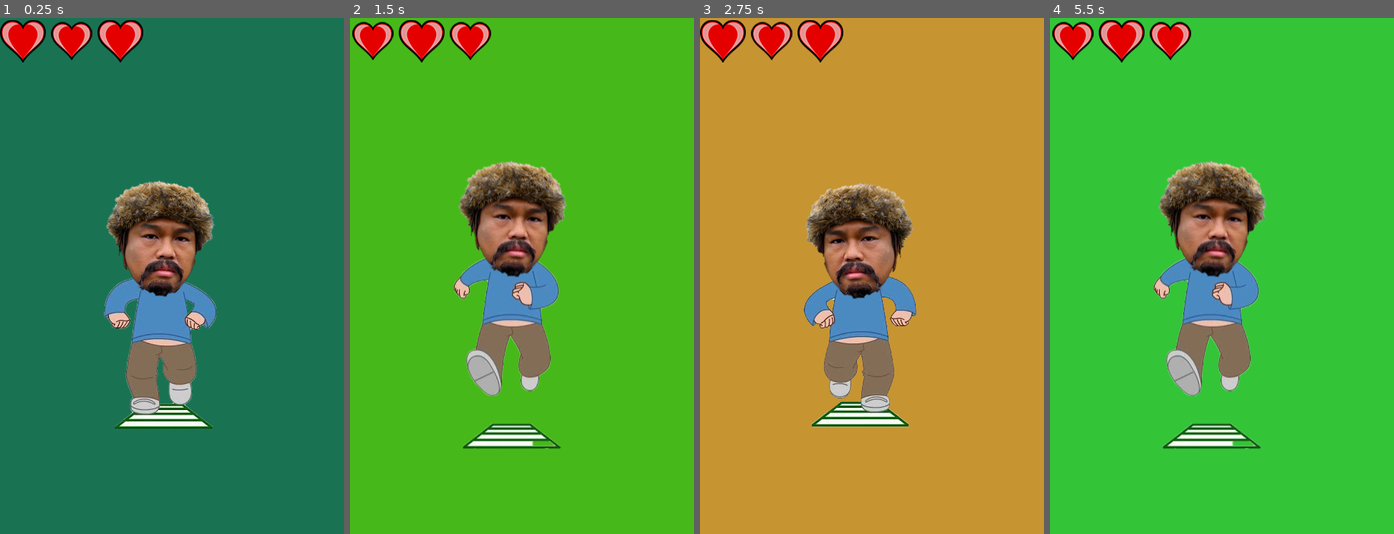
Above: before the commit, frames 1-4 (left to right).
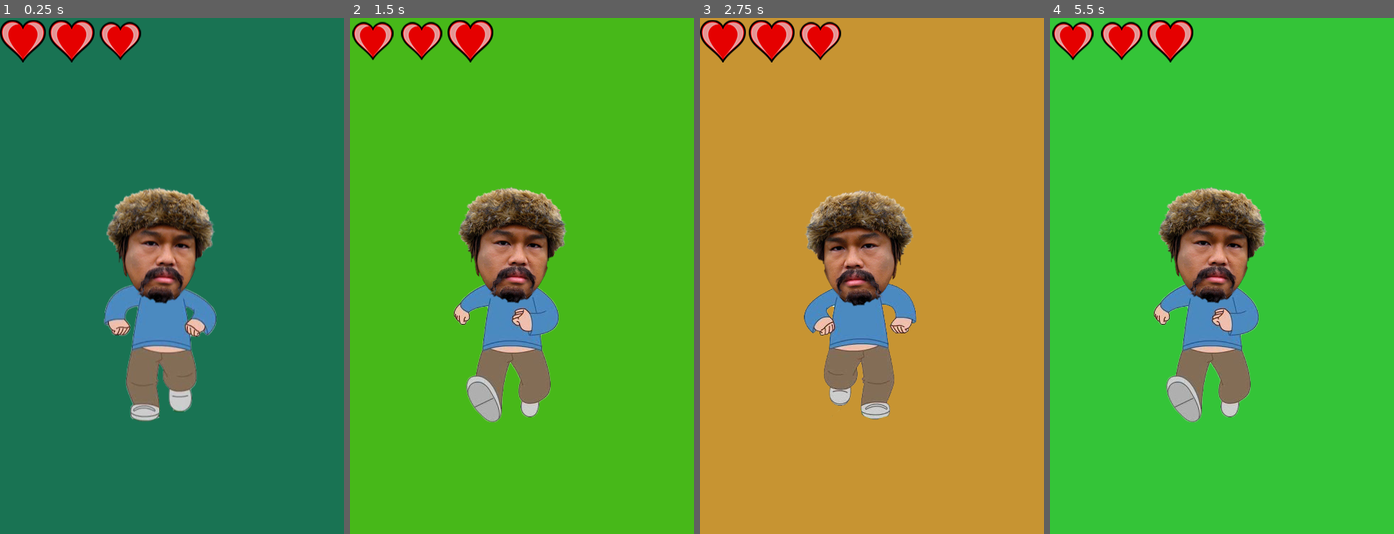
Above: after the commit, the same moments.

Repository: thunderkerrigan/ldjam49
Game: Godot game, scene res://Scenes/Interlude.tscn
Same seed, same stepped clock (60 frames per second), same inputs: the game is played once before the commit and once after it. This scene is started directly instead of the project's main scene.
Inputs (mouse positions are in pixels of both pictures, inside the frame that each line leads up to):
- Up to frame 1 (0.25 s): no input
- Up to frame 2 (1.5 s): move the mouse to (597, 250) at 0.52 s; click (597, 250) at 0.67 s; drag from (453, 301) to (504, 379) at 1.27 s
- Up to frame 3 (2.75 s): move the mouse to (906, 162) at 2.02 s; click (906, 162) at 2.17 s
- Up to frame 4 (5.5 s): drag from (1204, 379) to (1118, 198) at 2.77 s; move the mouse to (1325, 353) at 3.52 s; click (1325, 353) at 3.67 s; drag from (1118, 198) to (1170, 147) at 4.27 s; move the mouse to (1239, 276) at 5.02 s; click (1239, 276) at 5.17 s

The runs differ from the first frame. In frame 1, 7.8% of the frame differs, in the area x 14-63%, y 0-80%; in frame 2, 13%, in the area x 14-64%, y 0-84%; in frame 3, 7.9%; in frame 4, 13%.

Commit message:
Cinder ok

Diff:
--- a/Scenes/Interlude.tscn
+++ b/Scenes/Interlude.tscn
@@ -83,7 +83,6 @@
 [node name="AnimatedSprite" type="AnimatedSprite" parent="Control/HeartBoxContainer2/Heart2"]
 position = Vector2( 32, 32 )
 frames = SubResource( 2 )
-frame = 1
 playing = true
 
 [node name="Heart3" type="Control" parent="Control/HeartBoxContainer2"]
@@ -95,6 +94,7 @@
 [node name="AnimatedSprite" type="AnimatedSprite" parent="Control/HeartBoxContainer2/Heart3"]
 position = Vector2( 32, 32 )
 frames = SubResource( 2 )
+frame = 1
 playing = true
 
 [node name="BackgroundColorTimer" type="Timer" parent="Control"]
--- a/Scenes/MainScene.tscn
+++ b/Scenes/MainScene.tscn
@@ -1,10 +1,11 @@
-[gd_scene load_steps=7 format=2]
+[gd_scene load_steps=8 format=2]
 
 [ext_resource path="res://Scripts/MainScene.gd" type="Script" id=1]
 [ext_resource path="res://Scenes/Interlude.tscn" type="PackedScene" id=2]
 [ext_resource path="res://Assets/Images/heart2.png" type="Texture" id=3]
 [ext_resource path="res://Assets/Fonts/BackToSchoolPersonalUseRegular-w1xX2.ttf" type="DynamicFontData" id=4]
-[ext_resource path="res://Scenes/TableTampon.tscn" type="PackedScene" id=5]
+[ext_resource path="res://Scenes/MiniGame/TableTampon.tscn" type="PackedScene" id=5]
+[ext_resource path="res://Scenes/MiniGame/Tinder/app.tscn" type="PackedScene" id=6]
 
 [sub_resource type="DynamicFont" id=1]
 size = 32
@@ -12,7 +13,7 @@
 
 [node name="MainScene" type="Node"]
 script = ExtResource( 1 )
-miniGames = [ ExtResource( 5 ) ]
+miniGames = [ ExtResource( 5 ), ExtResource( 6 ) ]
 
 [node name="Interlude" parent="." instance=ExtResource( 2 )]
 
--- /dev/null
+++ b/Scenes/MiniGame/Tinder/app.gd
@@ -0,0 +1,61 @@
+extends Control
+
+signal lose
+signal win
+
+export var card: PackedScene = preload("res://Scenes/MiniGame/Tinder/card.tscn")
+export var match_scene: PackedScene = preload("res://Scenes/MiniGame/Tinder/matchScreen.tscn")
+
+var next_card = null
+var successCount = 5
+func _ready():
+	randomize()
+	$MusicPlayer.play()
+	$CardContainer/Card.enabled = true
+
+func _on_Card_moving():
+	if $CardContainer.get_child_count() != 1: return
+	var instance = card.instance()
+	$CardContainer.add_child(instance)
+	$CardContainer.move_child(instance, 0)
+	next_card = instance
+	instance.connect("moving", self, "_on_Card_moving")
+	instance.connect("finished", self, "_on_Card_finished")
+	instance.connect("like", self, "on_card_liked")
+	instance.connect("dislike", self, "on_card_disliked")
+
+func _on_Card_finished():
+	print_debug('_on_Card_finished')
+	next_card.enabled = true
+
+func on_card_liked(isTable):
+	print_debug('on_card_liked isTable ', isTable)
+
+	if isTable == false:
+		game_over()
+	else:
+		successCount -= 1
+		if successCount == 0:
+						game_win()
+
+func game_over():
+	$MusicPlayer.stop()
+	emit_signal('lose')
+
+
+func game_win():
+	$MusicPlayer.stop()
+	emit_signal('win')
+
+func on_card_disliked(isTable):
+	print_debug('on_card_disliked isTable ', isTable)
+	if isTable == true:
+		game_over()
+	else:
+		successCount -= 1
+		if successCount == 0:
+			game_win()
+
+func on_keep_swiping():
+	print_debug('on_keep_swiping')
+	$MatchContainer.get_child(0).call_deferred("queue_free")
--- /dev/null
+++ b/Scenes/MiniGame/Tinder/app.tscn
@@ -0,0 +1,125 @@
+[gd_scene load_steps=11 format=2]
+
+[ext_resource path="res://Assets/Images/Circle-icons-flame.svg.png" type="Texture" id=1]
+[ext_resource path="res://Scenes/MiniGame/Tinder/card.tscn" type="PackedScene" id=2]
+[ext_resource path="res://Assets/Fonts/BeautifulPeoplePersonalUse-dE0g.ttf" type="DynamicFontData" id=3]
+[ext_resource path="res://Assets/Sounds/romantic-bolero-orchestra-and-sax-romantic-south-american-music-1815.mp3" type="AudioStream" id=4]
+[ext_resource path="res://Scenes/MiniGame/Tinder/app.gd" type="Script" id=11]
+
+[sub_resource type="Gradient" id=1]
+offsets = PoolRealArray( 0.0129032 )
+colors = PoolColorArray( 0.94902, 0.94902, 0.94902, 1 )
+
+[sub_resource type="GradientTexture" id=2]
+gradient = SubResource( 1 )
+
+[sub_resource type="Gradient" id=3]
+offsets = PoolRealArray( 0 )
+colors = PoolColorArray( 1, 1, 1, 1 )
+
+[sub_resource type="GradientTexture" id=4]
+gradient = SubResource( 3 )
+
+[sub_resource type="DynamicFont" id=5]
+size = 48
+outline_size = 4
+outline_color = Color( 0.776471, 0.360784, 0.360784, 1 )
+font_data = ExtResource( 3 )
+
+[node name="App" type="Control"]
+anchor_right = 1.0
+anchor_bottom = 1.0
+mouse_filter = 1
+script = ExtResource( 11 )
+__meta__ = {
+"_edit_use_anchors_": false
+}
+
+[node name="NinePatchRect" type="NinePatchRect" parent="."]
+anchor_right = 1.0
+anchor_bottom = 1.0
+mouse_filter = 1
+texture = SubResource( 2 )
+__meta__ = {
+"_edit_use_anchors_": false
+}
+
+[node name="NinePatchRect2" type="NinePatchRect" parent="."]
+anchor_right = 1.0
+margin_bottom = 80.0
+mouse_filter = 1
+texture = SubResource( 4 )
+__meta__ = {
+"_edit_use_anchors_": false
+}
+
+[node name="TopContainer" type="MarginContainer" parent="."]
+anchor_right = 1.0
+margin_bottom = 193.0
+rect_min_size = Vector2( 0, 80 )
+size_flags_horizontal = 3
+__meta__ = {
+"_edit_use_anchors_": false
+}
+
+[node name="Circle-icons-flamesvg" type="Sprite" parent="TopContainer"]
+position = Vector2( 128, 40 )
+scale = Vector2( 0.08, 0.08 )
+texture = ExtResource( 1 )
+
+[node name="HBoxContainer" type="HBoxContainer" parent="TopContainer"]
+margin_right = 480.0
+margin_bottom = 193.0
+alignment = 1
+
+[node name="Title" type="Label" parent="TopContainer/HBoxContainer"]
+margin_left = 178.0
+margin_right = 301.0
+margin_bottom = 193.0
+custom_fonts/font = SubResource( 5 )
+custom_colors/font_color = Color( 0.92549, 0.815686, 0.435294, 1 )
+text = "Cinder
+"
+
+[node name="CardContainer" type="MarginContainer" parent="."]
+anchor_top = 1.0
+anchor_right = 1.0
+anchor_bottom = 1.0
+margin_top = -640.0
+margin_bottom = -20.0
+rect_min_size = Vector2( 0, 620 )
+size_flags_horizontal = 3
+size_flags_vertical = 3
+custom_constants/margin_right = 20
+custom_constants/margin_left = 20
+__meta__ = {
+"_edit_use_anchors_": false
+}
+
+[node name="Card" parent="CardContainer" instance=ExtResource( 2 )]
+anchor_right = 0.0
+anchor_bottom = 0.0
+margin_left = 20.0
+margin_right = 460.0
+margin_bottom = 620.0
+rect_pivot_offset = Vector2( 515, 740 )
+size_flags_horizontal = 3
+size_flags_vertical = 3
+
+[node name="MatchContainer" type="Control" parent="."]
+anchor_right = 1.0
+anchor_bottom = 1.0
+mouse_filter = 1
+size_flags_horizontal = 3
+size_flags_vertical = 3
+__meta__ = {
+"_edit_use_anchors_": false
+}
+
+[node name="MusicPlayer" type="AudioStreamPlayer" parent="."]
+stream = ExtResource( 4 )
+
+[connection signal="dislike" from="CardContainer/Card" to="." method="on_card_disliked"]
+[connection signal="finished" from="CardContainer/Card" to="." method="_on_Card_finished"]
+[connection signal="like" from="CardContainer/Card" to="." method="on_card_liked"]
+[connection signal="moving" from="CardContainer/Card" to="." method="_on_Card_moving"]
--- /dev/null
+++ b/Scenes/MiniGame/Tinder/card.gd
@@ -0,0 +1,120 @@
+extends Control
+
+
+signal moving()
+signal finished()
+signal like(card, image)
+signal dislike(card)
+
+var TinderProfile = load("res://Scripts/TinderProfile.gd")
+
+export (Array, Texture) var profilePictures
+export (Array, String) var profileNames
+export (Array, String) var profileDescriptions
+export (Array, bool) var isTables
+
+
+var currentIndex = 0
+
+var pressed = false
+var first_press_pos = null
+var latest_speed = Vector2.ZERO
+
+var nope_like_visible_dist = 450
+
+var enabled = false
+
+func _ready():
+	print_debug("NEW")
+	randomize()
+	currentIndex = int(rand_range(0, profilePictures.size()))
+	# Choose random image set
+
+	change_image(currentIndex)
+
+	## Choose random name
+	$MarginContainer/HBoxContainer/VBoxContainer/Name.text = profileNames[currentIndex]
+	$MarginContainer/HBoxContainer/VBoxContainer/Description.text = profileDescriptions[currentIndex]
+
+	$ImageContainer/Image.material.set_shader_param("size", $ImageContainer/Image.rect_size)
+
+func _input(event):
+	if !enabled: return
+
+	if event is InputEventScreenDrag:
+		var dist = event.position - first_press_pos
+		emit_signal("moving")
+		rect_position = dist
+		rect_rotation = -(event.position.x - first_press_pos.x) * 0.025
+		if sign(dist.x) > 0:
+			$Like.modulate = lerp(Color("#00ffffff"), Color("#ffffffff"),
+				abs(dist.x)/nope_like_visible_dist)
+		else:
+			$Nope.modulate = lerp(Color("#00ffffff"), Color("#ffffffff"),
+				abs(dist.x)/nope_like_visible_dist)
+		pressed = false
+		latest_speed = event.speed
+
+	if  event is InputEventMouseMotion && event.pressure > 0:
+
+		var dist = event.position - first_press_pos
+		print_debug("moving")
+		emit_signal("moving")
+		rect_position = dist
+		rect_rotation = -(event.position.x - first_press_pos.x) * 0.025
+		if sign(dist.x) > 0:
+			$Like.modulate = lerp(Color("#00ffffff"), Color("#ffffffff"),
+				abs(dist.x)/nope_like_visible_dist)
+		else:
+			$Nope.modulate = lerp(Color("#00ffffff"), Color("#ffffffff"),
+				abs(dist.x)/nope_like_visible_dist)
+		pressed = false
+		latest_speed = event.speed
+
+	if event is InputEventMouseButton:
+
+		if event.pressed:
+			pressed = true
+			first_press_pos = event.position
+		else:
+			if pressed:
+				if event.position.x > (rect_size.x/2):
+					_on_NextBtn_pressed()
+				else:
+					_on_PreviousBtn_pressed()
+			else:
+				pressed = false
+
+				first_press_pos = null
+				if abs(latest_speed.x) > 1000:
+					# remove card
+					rect_position += latest_speed
+					emit_signal("finished")
+
+					if sign(latest_speed.x) > 0:
+						emit_signal("like", isTables[currentIndex])
+					else:
+						emit_signal("dislike", isTables[currentIndex])
+					queue_free()
+				else:
+					rect_position = Vector2.ZERO
+					rect_rotation = 0
+					$Like.modulate = Color("#00ffffff")
+					$Nope.modulate = Color("#00ffffff")
+
+
+func change_image(idx):
+	$ImageContainer/Image.texture = profilePictures[idx]
+
+func _on_PreviousBtn_pressed():
+	pass
+
+func _on_NextBtn_pressed():
+	pass
+
+func _on_Card_gui_input(event):
+	#print(event)
+	pass
+
+func _on_Button_pressed():
+	pass # Replace with function body.
--- /dev/null
+++ b/Scenes/MiniGame/Tinder/card.tscn
@@ -0,0 +1,224 @@
+[gd_scene load_steps=26 format=2]
+
+[ext_resource path="res://Assets/Images/portrait/hot dog.png" type="Texture" id=1]
+[ext_resource path="res://Assets/Images/portrait/Background.png" type="Texture" id=2]
+[ext_resource path="res://Assets/Images/portrait/Chevre.png" type="Texture" id=3]
+[ext_resource path="res://Assets/Images/portrait/periodic table.png" type="Texture" id=4]
+[ext_resource path="res://Assets/Images/portrait/Lama.png" type="Texture" id=5]
+[ext_resource path="res://Assets/Images/portrait/turn table.png" type="Texture" id=6]
+[ext_resource path="res://Scenes/MiniGame/Tinder/card.gd" type="Script" id=7]
+[ext_resource path="res://Assets/Images/portrait/pool table.png" type="Texture" id=8]
+[ext_resource path="res://Assets/Images/portrait/Stable.png" type="Texture" id=9]
+[ext_resource path="res://Assets/Images/medias/person2_1.png" type="Texture" id=10]
+[ext_resource path="res://Assets/Images/portrait/Turtle.png" type="Texture" id=11]
+[ext_resource path="res://Assets/Images/portrait/benjamin franklin.png" type="Texture" id=12]
+[ext_resource path="res://Assets/Images/portrait/green table.png" type="Texture" id=13]
+[ext_resource path="res://Assets/Images/portrait/Staple.png" type="Texture" id=14]
+[ext_resource path="res://Assets/Images/portrait/dog.png" type="Texture" id=15]
+
+[sub_resource type="Shader" id=1]
+code = "shader_type canvas_item;
+render_mode blend_mix,unshaded;
+
+uniform vec4 color : hint_color = vec4(1.0, 1.0, 1.0, 1.0);
+
+uniform float radius : hint_range(0.0, 1.0) = 0.0;
+uniform vec2 size = vec2(1.0, 1.0);
+
+void fragment() {
+	vec4 texture_color = texture(TEXTURE, UV);
+	//COLOR = texture_color * color;
+	COLOR = texture_color;
+
+	vec2 size_ratio = vec2(max(1.0, size.x / size.y), max(1.0, size.y / size.x));
+	float half_radius = 0.5 * radius;
+	vec2 dist_max = half_radius / size_ratio;
+	vec2 edge_pos = clamp(UV, dist_max, 1.0 - dist_max);
+	float edge_dist = distance(UV * size_ratio, edge_pos * size_ratio);
+	COLOR.a *= step(edge_dist, half_radius + 0.000001);
+}"
+
+[sub_resource type="ShaderMaterial" id=2]
+shader = SubResource( 1 )
+shader_param/color = Color( 1, 1, 1, 1 )
+shader_param/radius = 0.069
+shader_param/size = Vector2( 1080, 1920 )
+
+[sub_resource type="DynamicFontData" id=3]
+font_path = "res://Assets/Fonts/BeautifulPeoplePersonalUse-dE0g.ttf"
+
+[sub_resource type="DynamicFont" id=4]
+size = 36
+font_data = SubResource( 3 )
+
+[sub_resource type="DynamicFont" id=5]
+size = 20
+font_data = SubResource( 3 )
+
+[sub_resource type="StyleBoxFlat" id=6]
+content_margin_right = 10.0
+bg_color = Color( 0.6, 0.6, 0.6, 0 )
+border_width_left = 10
+border_width_top = 10
+border_width_right = 10
+border_width_bottom = 10
+border_color = Color( 0.968627, 0.286275, 0.286275, 1 )
+corner_radius_top_left = 25
+corner_radius_top_right = 25
+corner_radius_bottom_right = 25
+corner_radius_bottom_left = 25
+expand_margin_left = 25.0
+expand_margin_right = 25.0
+
+[sub_resource type="DynamicFontData" id=7]
+font_path = "res://Assets/Fonts/BeautifulPeoplePersonalUse-dE0g.ttf"
+
+[sub_resource type="DynamicFont" id=8]
+size = 96
+font_data = SubResource( 7 )
+
+[sub_resource type="StyleBoxFlat" id=9]
+content_margin_right = 10.0
+bg_color = Color( 0.6, 0.6, 0.6, 0 )
+border_width_left = 10
+border_width_top = 10
+border_width_right = 10
+border_width_bottom = 10
+border_color = Color( 0.254902, 0.882353, 0.705882, 1 )
+corner_radius_top_left = 25
+corner_radius_top_right = 25
+corner_radius_bottom_right = 25
+corner_radius_bottom_left = 25
+expand_margin_left = 25.0
+expand_margin_right = 25.0
+
+[sub_resource type="DynamicFont" id=10]
+size = 96
+font_data = SubResource( 7 )
+
+[node name="Card" type="Control"]
+anchor_right = 1.0
+anchor_bottom = 1.0
+rect_pivot_offset = Vector2( 540, 960 )
+mouse_filter = 1
+script = ExtResource( 7 )
+__meta__ = {
+"_edit_use_anchors_": false
+}
+profilePictures = [ ExtResource( 2 ), ExtResource( 3 ), ExtResource( 5 ), ExtResource( 9 ), ExtResource( 14 ), ExtResource( 11 ), ExtResource( 12 ), ExtResource( 15 ), ExtResource( 13 ), ExtResource( 1 ), ExtResource( 4 ), ExtResource( 8 ), ExtResource( 6 ) ]
+profileNames = [ "John Table", "John Paul Goatee", "Serge Laama", "Stable Center", "Steven Staples", "Zoë Turtle", "Benjamin Franklyn", "T Dog", "Gerart Buffet", "Hot Dog", "Perry Odic", "Snooky Poole", "DJ CheckOut" ]
+profileDescriptions = [ "Look at my curbs", "BEEEEEEEeeeeEEEE!!!", "I can be your table tonight...", "there's room for everyone!", "Don't let me hanging...", "Sometimes I feel like a furniture :(", "Yup. That's me", "The cooler one", "Just so you know, I'm vegan...", "The hotter one.", "I'm here to feel the chemistry", "* censored *", "Look at how the turntables..." ]
+isTables = [ true, false, false, false, false, false, false, false, true, false, true, true, true ]
+
+[node name="ImageContainer" type="VBoxContainer" parent="."]
+anchor_right = 1.0
+anchor_bottom = 1.0
+__meta__ = {
+"_edit_use_anchors_": false
+}
+
+[node name="Image" type="TextureRect" parent="ImageContainer"]
+material = SubResource( 2 )
+margin_right = 480.0
+margin_bottom = 720.0
+rect_clip_content = true
+size_flags_horizontal = 3
+size_flags_vertical = 3
+texture = ExtResource( 10 )
+expand = true
+stretch_mode = 7
+__meta__ = {
+"_edit_use_anchors_": false
+}
+
+[node name="MarginContainer" type="MarginContainer" parent="."]
+anchor_top = 1.0
+anchor_right = 1.0
+anchor_bottom = 1.0
+margin_top = -158.0
+grow_horizontal = 0
+grow_vertical = 0
+rect_min_size = Vector2( 0, 150 )
+custom_constants/margin_left = 20
+__meta__ = {
+"_edit_use_anchors_": false
+}
+
+[node name="HBoxContainer" type="HBoxContainer" parent="MarginContainer"]
+margin_left = 20.0
+margin_right = 480.0
+margin_bottom = 158.0
+grow_horizontal = 0
+grow_vertical = 0
+size_flags_vertical = 0
+__meta__ = {
+"_edit_use_anchors_": false
+}
+
+[node name="VBoxContainer" type="VBoxContainer" parent="MarginContainer/HBoxContainer"]
+margin_right = 460.0
+margin_bottom = 158.0
+grow_horizontal = 0
+size_flags_horizontal = 3
+size_flags_vertical = 3
+
+[node name="Name" type="Label" parent="MarginContainer/HBoxContainer/VBoxContainer"]
+margin_right = 460.0
+margin_bottom = 71.0
+size_flags_horizontal = 3
+custom_fonts/font = SubResource( 4 )
+text = "lorem ipsum"
+
+[node name="Description" type="Label" parent="MarginContainer/HBoxContainer/VBoxContainer"]
+margin_top = 75.0
+margin_right = 460.0
+margin_bottom = 158.0
+size_flags_horizontal = 3
+custom_fonts/font = SubResource( 5 )
+text = "coucou belle table
+"
+valign = 1
+
+[node name="Nope" type="Label" parent="."]
+modulate = Color( 1, 1, 1, 0 )
+anchor_left = 1.0
+anchor_right = 1.0
+margin_left = -208.0
+margin_top = 128.0
+margin_right = 212.0
+margin_bottom = 315.0
+rect_rotation = 15.5
+rect_scale = Vector2( 0.5, 0.5 )
+mouse_filter = 1
+custom_styles/normal = SubResource( 6 )
+custom_fonts/font = SubResource( 8 )
+custom_colors/font_color = Color( 0.968627, 0.286275, 0.286275, 1 )
+text = "NOPE"
+align = 1
+valign = 1
+__meta__ = {
+"_edit_use_anchors_": false
+}
+
+[node name="Like" type="Label" parent="."]
+modulate = Color( 1, 1, 1, 0 )
+anchor_left = 1.0
+anchor_right = 1.0
+margin_left = -472.0
+margin_top = 176.0
+margin_right = -134.0
+margin_bottom = 363.0
+rect_rotation = -15.5
+rect_scale = Vector2( 0.5, 0.5 )
+mouse_filter = 1
+custom_styles/normal = SubResource( 9 )
+custom_fonts/font = SubResource( 10 )
+custom_colors/font_color = Color( 0.254902, 0.882353, 0.705882, 1 )
+text = "LIKE"
+align = 1
+valign = 1
+__meta__ = {
+"_edit_use_anchors_": false
+}
+
+[connection signal="gui_input" from="." to="." method="_on_Card_gui_input"]
--- /dev/null
+++ b/Scenes/MiniGame/Tinder/lol.tscn
@@ -0,0 +1,36 @@
+[gd_scene load_steps=2 format=2]
+
+[ext_resource path="res://Assets/Images/frame6.png" type="Texture" id=1]
+
+[node name="Node" type="Node"]
+
+[node name="ColorRect" type="ColorRect" parent="."]
+anchor_right = 1.0
+anchor_bottom = 1.0
+__meta__ = {
+"_edit_use_anchors_": false
+}
+
+[node name="Button" type="Button" parent="."]
+margin_left = 136.0
+margin_top = 472.0
+margin_right = 148.0
+margin_bottom = 492.0
+text = "dasl;édksdal;fjdsl;fkdklsjkfdl;skfdls;kf"
+__meta__ = {
+"_edit_use_anchors_": false
+}
+
+[node name="TextureRect" type="TextureRect" parent="."]
+margin_left = 72.0
+margin_top = 80.0
+margin_right = 236.0
+margin_bottom = 439.0
+texture = ExtResource( 1 )
+__meta__ = {
+"_edit_use_anchors_": false
+}
+
+[node name="Sprite" type="Sprite" parent="."]
+position = Vector2( 344, 264 )
+texture = ExtResource( 1 )
--- /dev/null
+++ b/Scenes/MiniGame/Tinder/matchScreen.gd
@@ -0,0 +1,14 @@
+extends Control
+
+signal keep_swiping()
+
+func _ready():
+	$Tween.interpolate_property($MarginContainer/MatchText, "rect_scale",
+		Vector2(2.5, 2.5), Vector2.ONE, 0.4, Tween.TRANS_BOUNCE, Tween.EASE_OUT)
+	$Tween.start()
+
+func set_image(im):
+	$Image.texture = im
+
+func _on_KeepSwiping_pressed():
+	emit_signal("keep_swiping")
--- /dev/null
+++ b/Scenes/MiniGame/Tinder/matchScreen.tscn
@@ -0,0 +1,60 @@
+[gd_scene load_steps=4 format=2]
+
+[ext_resource path="res://Assets/Images/medias/person3_1.png" type="Texture" id=1]
+[ext_resource path="res://Assets/Images/medias/match.png" type="Texture" id=2]
+[ext_resource path="res://Scenes/MiniGame/Tinder/matchScreen.gd" type="Script" id=7]
+
+[node name="MatchScreen" type="Control"]
+anchor_right = 1.0
+anchor_bottom = 1.0
+size_flags_horizontal = 3
+size_flags_vertical = 3
+script = ExtResource( 7 )
+__meta__ = {
+"_edit_use_anchors_": false
+}
+
+[node name="Image" type="TextureRect" parent="."]
+anchor_right = 1.0
+anchor_bottom = 1.0
+rect_clip_content = true
+size_flags_horizontal = 3
+size_flags_vertical = 3
+texture = ExtResource( 1 )
+expand = true
+stretch_mode = 7
+__meta__ = {
+"_edit_use_anchors_": false
+}
+
+[node name="MarginContainer" type="MarginContainer" parent="."]
+anchor_left = 0.0166667
+anchor_top = 0.5
+anchor_right = 1.01667
+anchor_bottom = 0.5
+margin_left = -8.0
+margin_top = -208.0
+margin_right = -8.0
+margin_bottom = 246.0
+size_flags_horizontal = 3
+size_flags_vertical = 3
+custom_constants/margin_right = 0
+custom_constants/margin_left = 0
+__meta__ = {
+"_edit_use_anchors_": true
+}
+
+[node name="MatchText" type="TextureRect" parent="MarginContainer"]
+margin_right = 480.0
+margin_bottom = 454.0
+rect_pivot_offset = Vector2( 540, 227 )
+size_flags_horizontal = 3
+size_flags_vertical = 3
+texture = ExtResource( 2 )
+expand = true
+stretch_mode = 6
+__meta__ = {
+"_edit_use_anchors_": false
+}
+
+[node name="Tween" type="Tween" parent="."]
--- /dev/null
+++ b/Scenes/MiniGame/TinderTable.tscn
@@ -0,0 +1,13 @@
+[gd_scene format=2]
+
+[node name="Node" type="Node"]
+
+[node name="HUD" type="CanvasLayer" parent="."]
+
+[node name="ColorRect" type="ColorRect" parent="HUD"]
+anchor_right = 1.0
+anchor_bottom = 1.0
+color = Color( 0.941176, 0.941176, 0.941176, 1 )
+__meta__ = {
+"_edit_use_anchors_": false
+}
--- /dev/null
+++ b/Scripts/TinderProfile.gd
@@ -0,0 +1,22 @@
+extends Node
+
+export (StreamTexture) var photo
+export (String) var profileName
+export (String) var description
+export (bool) var isTable
+
+class_name TinderProfile
+
+# Declare member variables here. Examples:
+# var a = 2
+# var b = "text"
+
+
+# Called when the node enters the scene tree for the first time.
+func _ready():
+	pass # Replace with function body.
+
+
+# Called every frame. 'delta' is the elapsed time since the previous frame.
+#func _process(delta):
+#	pass
--- a/project.godot
+++ b/project.godot
@@ -38,6 +38,11 @@
 "class": "InputEventSingleScreenTouch",
 "language": "GDScript",
 "path": "res://CustomInputEvents/InputEventSingleScreenTouch.gd"
+}, {
+"base": "Node",
+"class": "TinderProfile",
+"language": "GDScript",
+"path": "res://Scripts/TinderProfile.gd"
 } ]
 _global_script_class_icons={
 "InputEventMultiScreenDrag": "",
@@ -45,7 +50,8 @@
 "InputEventScreenTwist": "",
 "InputEventSingleScreenDrag": "",
 "InputEventSingleScreenTap": "",
-"InputEventSingleScreenTouch": ""
+"InputEventSingleScreenTouch": "",
+"TinderProfile": ""
 }
 
 [application]
Binary file added: Assets/Fonts/montserrat/Montserrat-Bold.otf
Binary file added: Assets/Fonts/montserrat/Montserrat-Light.otf
Binary file added: Assets/Fonts/montserrat/Montserrat-Medium.otf
Binary file added: Assets/Fonts/montserrat/Montserrat-Regular.otf
Not shown, added: Assets/Fonts/montserrat/SIL Open Font License.txt
Binary file added: Assets/Images/Circle-icons-flame.svg.png
Not shown, added: Assets/Images/Circle-icons-flame.svg.png.import
Binary file changed: Assets/Images/frame1.png
Binary file changed: Assets/Images/frame2.png
Binary file changed: Assets/Images/frame3.png
Binary file changed: Assets/Images/frame4.png
Binary file changed: Assets/Images/frame5.png
(and 83 more such lines)
